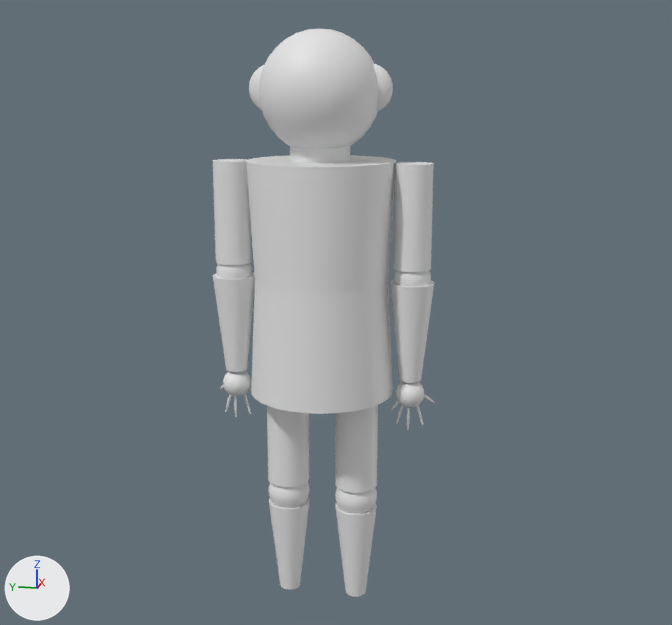
Before and after pictures for a commit that changed the Blender file Assets/Prefabs/BlenderModels/character.blend.
Camera for both pictures: a 50 mm lens placed at (-7.65, -1.66, 3.74), pointed at (0.09, -0.12, 1.8). Every picture has the same lights, and +X, +Y and +Z are marked at lower left.

Script lines for the objects in view, before the commit:
```python
ob_head = bpy.data.objects.new('Head', me_sphere_006)
ob_head.location = (0.0, -0.4, 3.7)
ob_head.scale = (0.1, 0.2, 0.2)
ob_leftelbow = bpy.data.objects.new('LeftElbow', me_sphere_001)
ob_leftelbow.location = (0.04, 0.78, 2.15)
ob_leftelbow.scale = (0.156, 0.156, 0.156)
ob_lefthand = bpy.data.objects.new('LeftHand', me_sphere_005)
ob_lefthand.location = (0.04, 0.78, 1.12)
ob_lefthand.rotation_euler = (0.0, 3.142, 0.0)  # degrees (0, 180, 0)
ob_lefthand.scale = (0.125, 0.125, 0.125)
ob_leftlowerarm = bpy.data.objects.new('LeftLowerArm', me_cone_004)
ob_leftlowerarm.location = (0.04, 0.78, 1.86)
ob_leftlowerarm.rotation_euler = (0.0, 3.142, 0.0)  # degrees (0, 180, 0)
ob_leftlowerarm.scale = (0.188, 0.188, 0.25)
ob_leftupperarm = bpy.data.objects.new('LeftUpperArm', me_cylinder)
ob_leftupperarm.location = (0.04, 0.78, 2.67)
ob_leftupperarm.scale = (0.156, 0.156, 0.438)
ob_rightelbow = bpy.data.objects.new('RightElbow', me_sphere)
ob_rightelbow.location = (0.04, -0.78, 2.15)
ob_rightelbow.scale = (0.156, 0.156, 0.156)
ob_righthand = bpy.data.objects.new('RightHand', me_sphere_018)
ob_righthand.location = (0.04, -0.78, 1.12)
ob_righthand.rotation_euler = (0.0, 3.142, 0.0)  # degrees (0, 180, 0)
ob_righthand.scale = (0.125, 0.125, 0.125)
ob_rightlowerarm = bpy.data.objects.new('RightLowerArm', me_cone_005)
ob_rightlowerarm.location = (0.04, -0.78, 1.86)
ob_rightlowerarm.rotation_euler = (0.0, 3.142, 0.0)  # degrees (0, 180, 0)
ob_rightlowerarm.scale = (0.188, 0.188, 0.25)
ob_rightupperarm = bpy.data.objects.new('RightUpperArm', me_cylinder_001)
ob_rightupperarm.location = (0.04, -0.78, 2.67)
ob_rightupperarm.scale = (0.156, 0.156, 0.438)
# also in view: 'RightUpperLeg' at (0.04, -0.31, 0.67); 'LeftLowerLeg' at (0.04, 0.31, -0.41); 'Torso' at (0.04, 0.0, 2.11); 'RightLowerLeg' at (0.04, -0.31, -0.41); 'LeftUpperLeg' at (0.04, 0.31, 0.67)
```
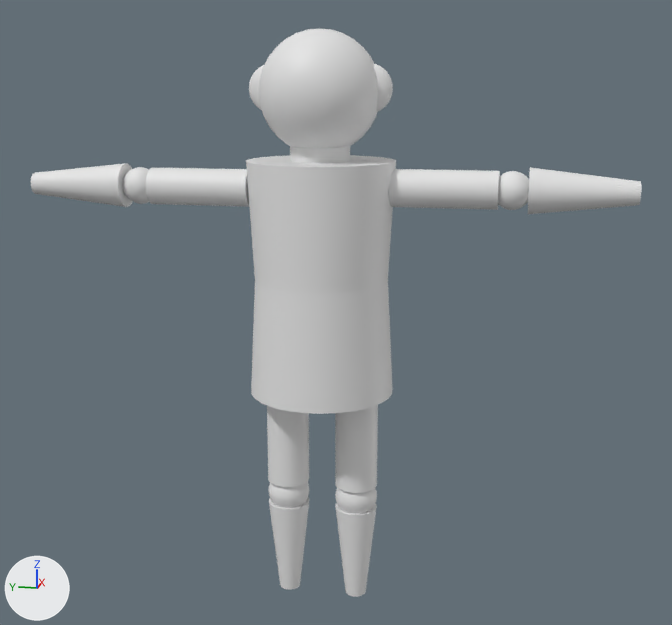
What the commit changed:
Object 'RightLowerArm' (ob_rightlowerarm) moves from (0.04, -0.78, 1.86) to (0.04, -1.96, 2.9).
Object 'RightLowerArm' (ob_rightlowerarm) turns from (0, 180, 0) to (-90, 0, -180) degrees about x, y and z.
Object 'RightElbow' (ob_rightelbow) moves from (0.04, -0.78, 2.15) to (0.04, -1.58, 2.9).
Object 'RightUpperArm' (ob_rightupperarm) moves from (0.04, -0.78, 2.67) to (0.04, -1.03, 2.9).
Object 'RightUpperArm' (ob_rightupperarm) turns from (0, 0, 0) to (90, 0, 0) degrees about x, y and z.
Object 'RightHand' (ob_righthand) is deleted.
Object 'LeftLowerArm' (ob_leftlowerarm) moves from (0.04, 0.78, 1.86) to (-0.04, 1.96, 2.88).
Object 'LeftLowerArm' (ob_leftlowerarm) turns from (0, 180, 0) to (-90, 0, 0) degrees about x, y and z.
Object 'LeftUpperArm' (ob_leftupperarm) moves from (0.04, 0.78, 2.67) to (-0.04, 1.03, 2.88).
Object 'LeftUpperArm' (ob_leftupperarm) turns from (0, 0, 0) to (-90, 0, 180) degrees about x, y and z.
Object 'LeftElbow' (ob_leftelbow) moves from (0.04, 0.78, 2.15) to (-0.04, 1.58, 2.88).
Object 'LeftElbow' (ob_leftelbow) turns from (0, 0, 0) to (0, -180, 0) degrees about x, y and z.
Object 'LeftHand' (ob_lefthand) is deleted.

Changed parts and their boxes (x1, y1, x2, y2) in the pictures (672 x 625 px):
'RightLowerArm', moved, turned: before (390, 280, 434, 383); after (528, 167, 641, 214)
'RightUpperArm', moved, turned: before (394, 162, 434, 272); after (389, 169, 500, 210)
'LeftUpperArm', moved, turned: before (213, 159, 252, 265); after (146, 167, 249, 206)
'LeftLowerArm', moved, turned: before (213, 273, 255, 372); after (31, 163, 132, 207)
'RightElbow', moved: before (394, 270, 431, 286); after (498, 171, 529, 210)
'LeftElbow', moved, turned: before (216, 263, 252, 279); after (123, 167, 149, 204)
'RightHand', deleted: before (391, 382, 435, 430)
'LeftHand', deleted: before (220, 371, 259, 417)
